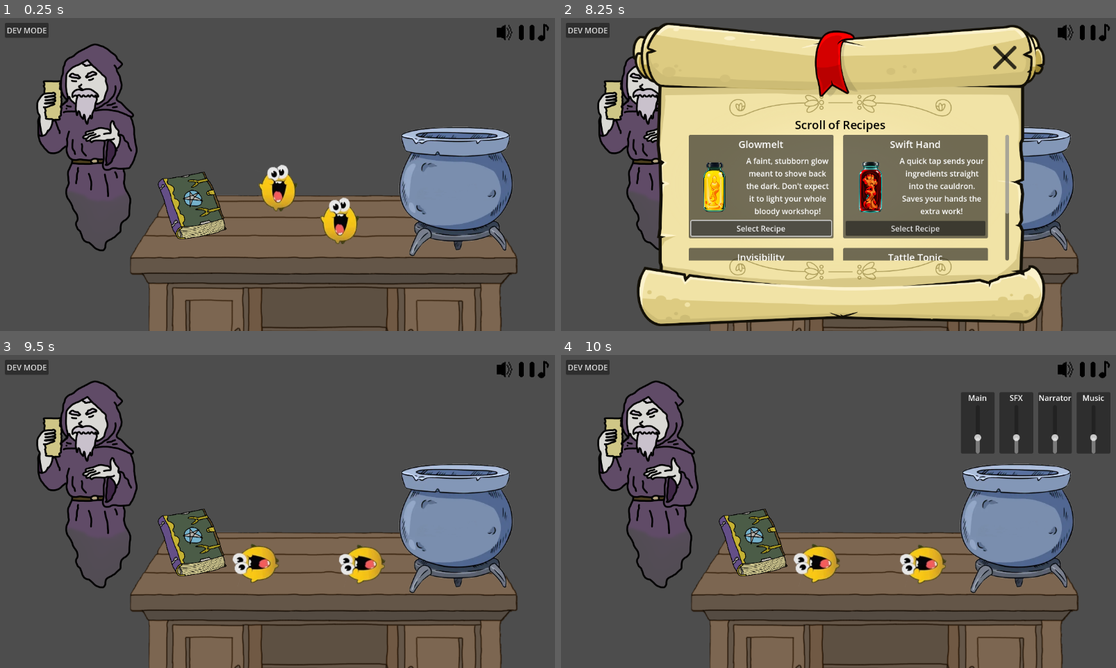
Above: before the commit, frames 1-4 (two rows, left to right).
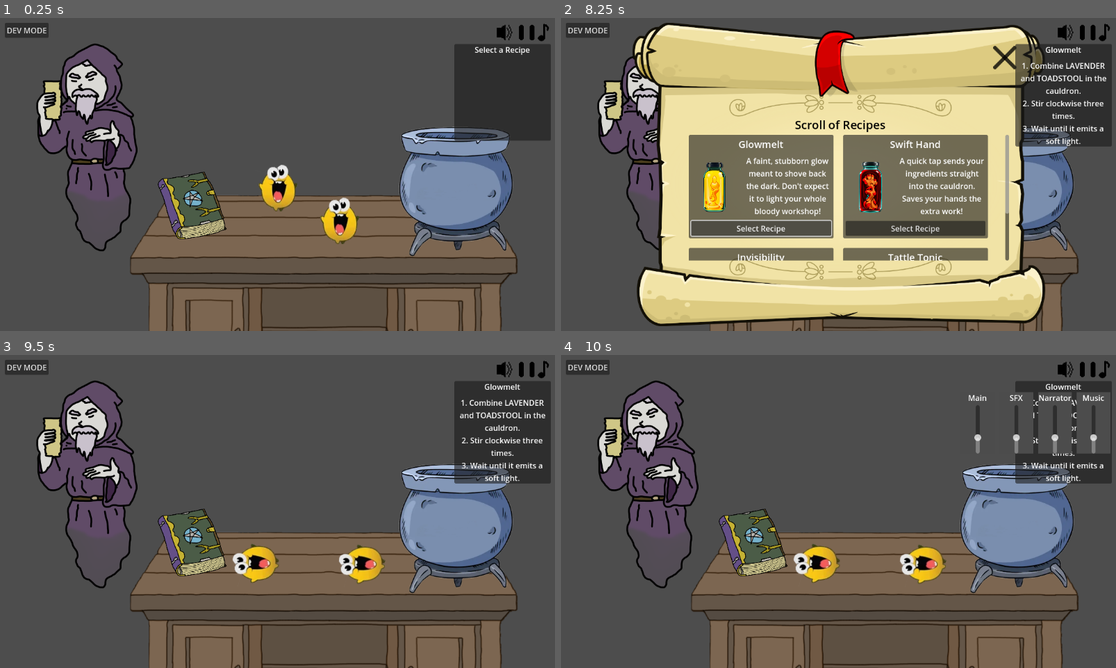
Above: after the commit, the same moments.

Repository: SanchotEm/intern_of_alchemist
Game: Godot game, scene res://Base/main.tscn
Same seed, same stepped clock (60 frames per second), same inputs: the game is played once before the commit and once after it.
Inputs (mouse positions are in pixels of both pictures, inside the frame that each line leads up to):
- Up to frame 1 (0.25 s): no input
- Up to frame 2 (8.25 s): click "DEV MODE" at 0.5 s; click (871, 155) at 1.25 s; click "DEV MODE" at 2 s; click "Spawn Item" at 2.75 s; click (871, 155) at 3.5 s; click "DEV MODE" at 4.25 s; click "Spawn Item" at 5 s; click (871, 155) at 5.75 s; tap Enter at 6.5 s; drag from (838, 224) to (1016, 190) at 6.52 s; drag from (755, 205) to (1016, 190) at 7.27 s; click "Select Recipe" at 8 s
- Up to frame 3 (9.5 s): click (444, 395) at 8.75 s
- Up to frame 4 (10 s): click (1066, 370) at 9.5 s

The runs differ from the first frame. In frame 1, 5.2% of the frame differs, in the area x 81-100%, y 8-40%; in frame 2, 5.2%; in frame 3, 5.3%; in frame 4, 6.5%, in the area x 72-100%, y 8-42%.

Commit message:
recipe UI
new recipe selector and display UI

Diff:
--- a/Base/main.tscn
+++ b/Base/main.tscn
@@ -26,6 +26,7 @@
 [ext_resource type="Texture2D" uid="uid://bcwmfvlut2sau" path="res://Resources/Icons/MusicIconSprite-0004.png" id="14_oqvj5"]
 [ext_resource type="Texture2D" uid="uid://b6cdhvw3ftbos" path="res://Resources/Scrolls/wide.png" id="15_7ly7r"]
 [ext_resource type="Script" uid="uid://r0wv7h8mkyxp" path="res://Base/DevModeCenterContainer.gd" id="24_4dgd5"]
+[ext_resource type="Script" uid="uid://d0g825kmk3g7u" path="res://UI/SelectedRecipePanelContainer.gd" id="27_l6o11"]
 
 [sub_resource type="AudioStreamPolyphonic" id="AudioStreamPolyphonic_6c3lq"]
 
@@ -39,6 +40,9 @@
 
 [sub_resource type="RectangleShape2D" id="RectangleShape2D_wxmdi"]
 size = Vector2(408.571, 400)
+
+[sub_resource type="StyleBoxFlat" id="StyleBoxFlat_7nedf"]
+bg_color = Color(0.298075, 0.298075, 0.298074, 1)
 
 [node name="main" type="Node2D"]
 script = ExtResource("1_hljll")
@@ -249,11 +253,13 @@
 
 [node name="VBoxContainer" type="VBoxContainer" parent="UI/MarginContainer"]
 layout_mode = 2
+mouse_filter = 2
 
 [node name="TopBarUIContainer" type="HBoxContainer" parent="UI/MarginContainer/VBoxContainer"]
 layout_mode = 2
 size_flags_horizontal = 3
 size_flags_vertical = 6
+mouse_filter = 2
 theme_override_constants/separation = 10
 alignment = 2
 
@@ -307,16 +313,21 @@
 [node name="VolumeSlidersHBoxContainer" type="HBoxContainer" parent="UI/MarginContainer/VBoxContainer/TopBarUIContainer/VolumeControl/VolumeButton/VBoxContainer"]
 unique_name_in_owner = true
 visible = false
-layout_mode = 2
-size_flags_horizontal = 4
+z_index = 1
+layout_mode = 2
+size_flags_horizontal = 4
+mouse_filter = 2
 theme_override_constants/separation = 10
 
 [node name="PanelContainer" type="PanelContainer" parent="UI/MarginContainer/VBoxContainer/TopBarUIContainer/VolumeControl/VolumeButton/VBoxContainer/VolumeSlidersHBoxContainer"]
 layout_mode = 2
+mouse_filter = 2
+theme_override_styles/panel = SubResource("StyleBoxFlat_7nedf")
 
 [node name="VBoxContainer" type="VBoxContainer" parent="UI/MarginContainer/VBoxContainer/TopBarUIContainer/VolumeControl/VolumeButton/VBoxContainer/VolumeSlidersHBoxContainer/PanelContainer"]
 custom_minimum_size = Vector2(70, 24)
 layout_mode = 2
+mouse_filter = 2
 
 [node name="MainLabel" type="Label" parent="UI/MarginContainer/VBoxContainer/TopBarUIContainer/VolumeControl/VolumeButton/VBoxContainer/VolumeSlidersHBoxContainer/PanelContainer/VBoxContainer"]
 layout_mode = 2
@@ -332,10 +343,13 @@
 
 [node name="PanelContainer2" type="PanelContainer" parent="UI/MarginContainer/VBoxContainer/TopBarUIContainer/VolumeControl/VolumeButton/VBoxContainer/VolumeSlidersHBoxContainer"]
 layout_mode = 2
+mouse_filter = 2
+theme_override_styles/panel = SubResource("StyleBoxFlat_7nedf")
 
 [node name="VBoxContainer2" type="VBoxContainer" parent="UI/MarginContainer/VBoxContainer/TopBarUIContainer/VolumeControl/VolumeButton/VBoxContainer/VolumeSlidersHBoxContainer/PanelContainer2"]
 custom_minimum_size = Vector2(70, 24)
 layout_mode = 2
+mouse_filter = 2
 
 [node name="SFXLabel" type="Label" parent="UI/MarginContainer/VBoxContainer/TopBarUIContainer/VolumeControl/VolumeButton/VBoxContainer/VolumeSlidersHBoxContainer/PanelContainer2/VBoxContainer2"]
 layout_mode = 2
@@ -351,10 +365,13 @@
 
 [node name="PanelContainer3" type="PanelContainer" parent="UI/MarginContainer/VBoxContainer/TopBarUIContainer/VolumeControl/VolumeButton/VBoxContainer/VolumeSlidersHBoxContainer"]
 layout_mode = 2
+mouse_filter = 2
+theme_override_styles/panel = SubResource("StyleBoxFlat_7nedf")
 
 [node name="VBoxContainer3" type="VBoxContainer" parent="UI/MarginContainer/VBoxContainer/TopBarUIContainer/VolumeControl/VolumeButton/VBoxContainer/VolumeSlidersHBoxContainer/PanelContainer3"]
 custom_minimum_size = Vector2(70, 24)
 layout_mode = 2
+mouse_filter = 2
 
 [node name="NarratorLabel" type="Label" parent="UI/MarginContainer/VBoxContainer/TopBarUIContainer/VolumeControl/VolumeButton/VBoxContainer/VolumeSlidersHBoxContainer/PanelContainer3/VBoxContainer3"]
 layout_mode = 2
@@ -370,10 +387,13 @@
 
 [node name="PanelContainer4" type="PanelContainer" parent="UI/MarginContainer/VBoxContainer/TopBarUIContainer/VolumeControl/VolumeButton/VBoxContainer/VolumeSlidersHBoxContainer"]
 layout_mode = 2
+mouse_filter = 2
+theme_override_styles/panel = SubResource("StyleBoxFlat_7nedf")
 
 [node name="VBoxContainer3" type="VBoxContainer" parent="UI/MarginContainer/VBoxContainer/TopBarUIContainer/VolumeControl/VolumeButton/VBoxContainer/VolumeSlidersHBoxContainer/PanelContainer4"]
 custom_minimum_size = Vector2(70, 24)
 layout_mode = 2
+mouse_filter = 2
 
 [node name="MusicLabel" type="Label" parent="UI/MarginContainer/VBoxContainer/TopBarUIContainer/VolumeControl/VolumeButton/VBoxContainer/VolumeSlidersHBoxContainer/PanelContainer4/VBoxContainer3"]
 layout_mode = 2
@@ -438,22 +458,6 @@
 layout_mode = 2
 texture = ExtResource("14_oqvj5")
 
-[node name="SelectedRecipePanelContainer" type="PanelContainer" parent="UI/MarginContainer/VBoxContainer"]
-visible = false
-layout_mode = 2
-size_flags_horizontal = 8
-
-[node name="VBoxContainer" type="VBoxContainer" parent="UI/MarginContainer/VBoxContainer/SelectedRecipePanelContainer"]
-layout_mode = 2
-
-[node name="Label" type="Label" parent="UI/MarginContainer/VBoxContainer/SelectedRecipePanelContainer/VBoxContainer"]
-layout_mode = 2
-text = "Selected Recipe: Sleep Potion"
-
-[node name="Label2" type="Label" parent="UI/MarginContainer/VBoxContainer/SelectedRecipePanelContainer/VBoxContainer"]
-layout_mode = 2
-text = "Ingredients: Unknown"
-
 [node name="DevModeCenterContainer" type="CenterContainer" parent="UI"]
 visible = false
 anchors_preset = 15
@@ -513,4 +517,31 @@
 layout_mode = 2
 text = "Spawn Item"
 
+[node name="SelectedRecipePanelContainer" type="PanelContainer" parent="UI"]
+custom_minimum_size = Vector2(200, 200)
+offset_left = 942.0
+offset_top = 54.0
+offset_right = 1142.0
+offset_bottom = 254.0
+size_flags_horizontal = 8
+mouse_filter = 2
+script = ExtResource("27_l6o11")
+
+[node name="VBoxContainer" type="VBoxContainer" parent="UI/SelectedRecipePanelContainer"]
+layout_mode = 2
+theme_override_constants/separation = 10
+
+[node name="RecipeNameLabel" type="Label" parent="UI/SelectedRecipePanelContainer/VBoxContainer"]
+unique_name_in_owner = true
+layout_mode = 2
+text = "Recipe Name"
+horizontal_alignment = 1
+
+[node name="RecipeInstructionsLabel" type="Label" parent="UI/SelectedRecipePanelContainer/VBoxContainer"]
+unique_name_in_owner = true
+layout_mode = 2
+text = "Select a recipe from the Grimiore to begin brewing a potion."
+horizontal_alignment = 1
+autowrap_mode = 3
+
 [connection signal="input_event" from="Level/Grimoire-placeholder/Area2D" to="Level/Grimoire-placeholder" method="_on_area_2d_input_event"]
--- a/Resources/recipies.json
+++ b/Resources/recipies.json
@@ -2,6 +2,7 @@
 	"glowmelt": {
 		"name": "Glowmelt",
 		"description": "A faint, stubborn glow meant to shove back the dark. Don't expect it to light your whole bloody workshop!",
+		"instructions": "1. Combine LAVENDER and TOADSTOOL in the cauldron.\n2. Stir clockwise three times.\n3. Wait until it emits a soft light.",
 		"icon_path": "res://Resources/Placeholders/Potions-Ingredients/RenamedPotions/Glowmelt.png",
 		"ui_effects": {
 			"positive": "Room brightens slightly & saturation increase.",
@@ -35,7 +36,7 @@
 	"tattle_tonic": {
 		"name": "Tattle Tonic",
 		"description": "Catch whispers lurking in the air, if you've got the senses to listen to them!",
-		"icon_path": "res://Resources/Placeholders/Potions-Ingredients/RenamedPotions/Tatle_Tonic.png",
+		"icon_path": "res://Resources/Placeholders/Potions-Ingredients/RenamedPotions/Tattle_Tonic.png",
 		"ui_effects": {
 			"positive": "Can hear narrator's inner thoughts, player will know when narrator is lying.",
 			"negative": "All game audio becomes muffled."
--- a/Singletons/SignalBus.gd
+++ b/Singletons/SignalBus.gd
@@ -4,6 +4,7 @@
 # --- UI Signals ---
 signal grimoire_clicked
 signal dev_mode_visibility_changed(is_visible: bool)
+signal grimoire_recipe_selected(current_recipe_id: String)
 
 # --- Music Signals ---
 signal play_pause_music_toggled
--- a/Singletons/interface.gd
+++ b/Singletons/interface.gd
@@ -5,6 +5,7 @@
 var items: Array[Item] = []
 # Small typo corrected
 var recipes : Dictionary = {}
+
 #region Audio Control
 enum AudioPlayerType {SFX, MUSIC, NARRATOR}
 
--- a/UI/Recipes/RecipesInGrimoire.gd
+++ b/UI/Recipes/RecipesInGrimoire.gd
@@ -19,7 +19,7 @@
 	if not icon_path.is_empty() and FileAccess.file_exists(icon_path):
 		recipe_texture_rect.texture = load(icon_path)
 	else:
-		push_warning("Icon texture not found: %s" % icon_path)
+		push_error("Icon texture not found: %s" % icon_path)
 	select_recipe_button.pressed.connect(_on_select_button_pressed)
 
 func _on_select_button_pressed():
--- /dev/null
+++ b/UI/SelectedRecipePanelContainer.gd
@@ -0,0 +1,22 @@
+## Panel for the recipe display during gameplay (Corrected)
+extends PanelContainer
+
+@onready var recipe_name_label: Label = %RecipeNameLabel
+@onready var recipe_instructions_label: Label = %RecipeInstructionsLabel
+
+func _ready() -> void:
+	SignalBus.grimoire_recipe_selected.connect(_on_recipe_selected)
+	set_initial_state()
+
+func _on_recipe_selected(recipe_id: String) -> void:
+	var recipe_data: Dictionary = Interface.get_recipe(recipe_id)
+
+	update_recipe_display(recipe_data)
+
+func set_initial_state() -> void:
+	recipe_name_label.text = "Select a Recipe"
+	recipe_instructions_label.text = ""
+
+func update_recipe_display(recipe_data: Dictionary) -> void:
+	recipe_name_label.text = recipe_data.get("name", "Unknown Recipe")
+	recipe_instructions_label.text = recipe_data.get("instructions", "No instructions provided.")
Not shown: 1 places in Base/main.tscn that only renumber resources
Not shown, added: UI/SelectedRecipePanelContainer.gd.uid
